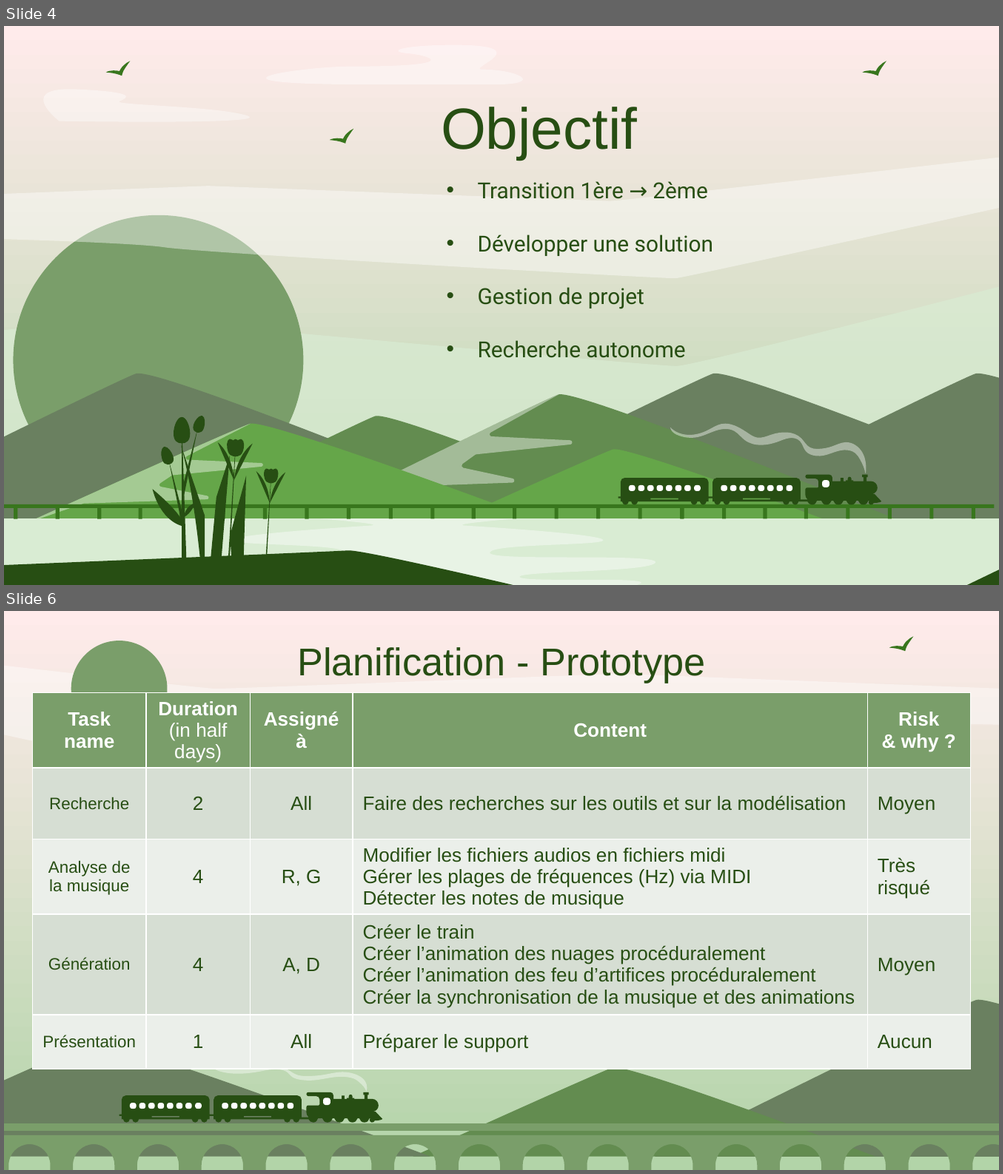
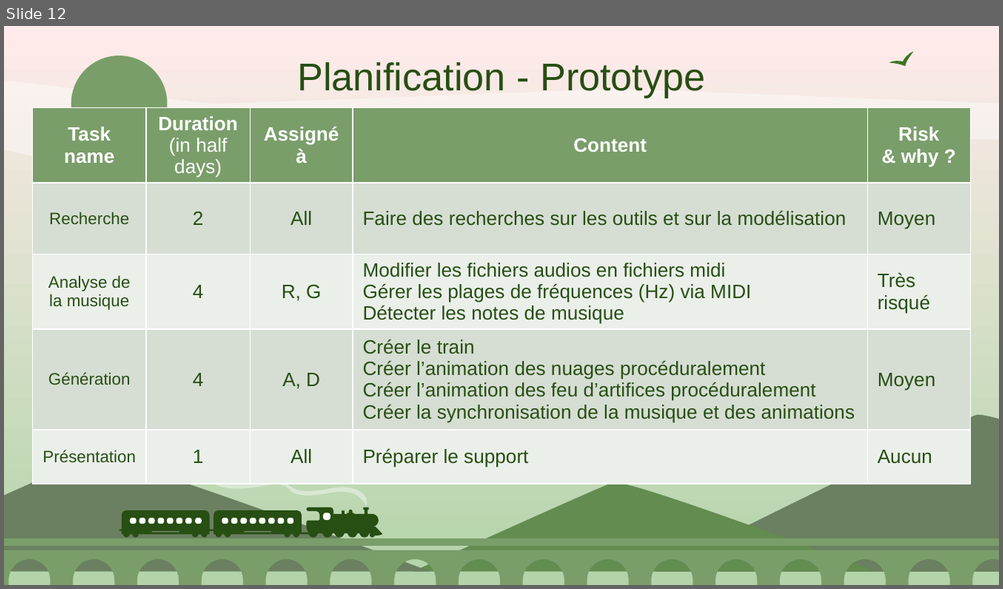
Before and after one commit to Smoother19/MusicAnimation, a slide deck: docs/presentation/PresProto.pptx. Shown one above the other, each under a label of ours: slides 4 and 6 before the commit, slide 12 after it; the slides between them are not shown. The pictures are 1003x1174 and 1003x589 pixels, drawn with LibreOffice and Linux fonts; fonts in the diff are those of the drawing. Boxes give left, top, right and bottom in pixels: in the first picture for what was removed or moved away, otherwise in the second. Text is boxed around its words. In the diff, an @@ line names an element or a change of style, - is before the commit and + after.

```diff
--- a/docs/presentation/PresProto.pptx
+++ b/docs/presentation/PresProto.pptx
@@ slide 4 removed at box(4, 26, 999, 585), background gradient #FFEBEB to #B2D4A8 @@
@@ freeform shape removed at box(176, 45, 546, 84) @@
@@ freeform shape removed at box(106, 56, 134, 82) @@
@@ freeform shape removed at box(862, 56, 891, 82) @@
@@ freeform shape removed at box(18, 89, 264, 121) @@
@@ title removed at box(441, 107, 637, 161) @@
-Objectif
@@ freeform shape removed at box(329, 125, 358, 151) @@
@@ freeform shape removed at box(4, 157, 999, 278) @@
@@ subtitle removed at box(478, 181, 713, 358) @@
-• Transition 1ère → 2ème
-• Développer une solution
-• Gestion de projet
-• Recherche autonome
@@ freeform shape removed at box(13, 215, 304, 506) @@
@@ freeform shape removed at box(4, 286, 999, 477) @@
@@ freeform shape removed at box(4, 374, 557, 531) @@
@@ freeform shape removed at box(391, 374, 999, 531) @@
@@ freeform shape removed at box(654, 374, 999, 531) @@
@@ freeform shape removed at box(284, 395, 918, 529) @@
@@ freeform shape removed at box(317, 395, 572, 512) @@
@@ freeform shape removed at box(4, 424, 588, 540) @@
@@ freeform shape removed at box(24, 424, 264, 524) @@
@@ freeform shape removed at box(100, 416, 735, 550) @@
@@ group removed at box(617, 424, 881, 506): 19 freeform shapes @@
@@ freeform shape removed at box(412, 450, 875, 540) @@
@@ group removed at box(4, 504, 993, 520): 26 rectangles @@
@@ freeform shape removed at box(4, 520, 999, 585) @@
@@ freeform shape removed at box(176, 520, 660, 585) @@
@@ freeform shape removed at box(4, 551, 999, 585) @@
@@ group removed at box(152, 416, 322, 585): 26 freeform shapes @@
@@ what was slide 6 is now slide 12 @@
```
Also in this commit, not shown: 3 slides changed, 7 slides added.
